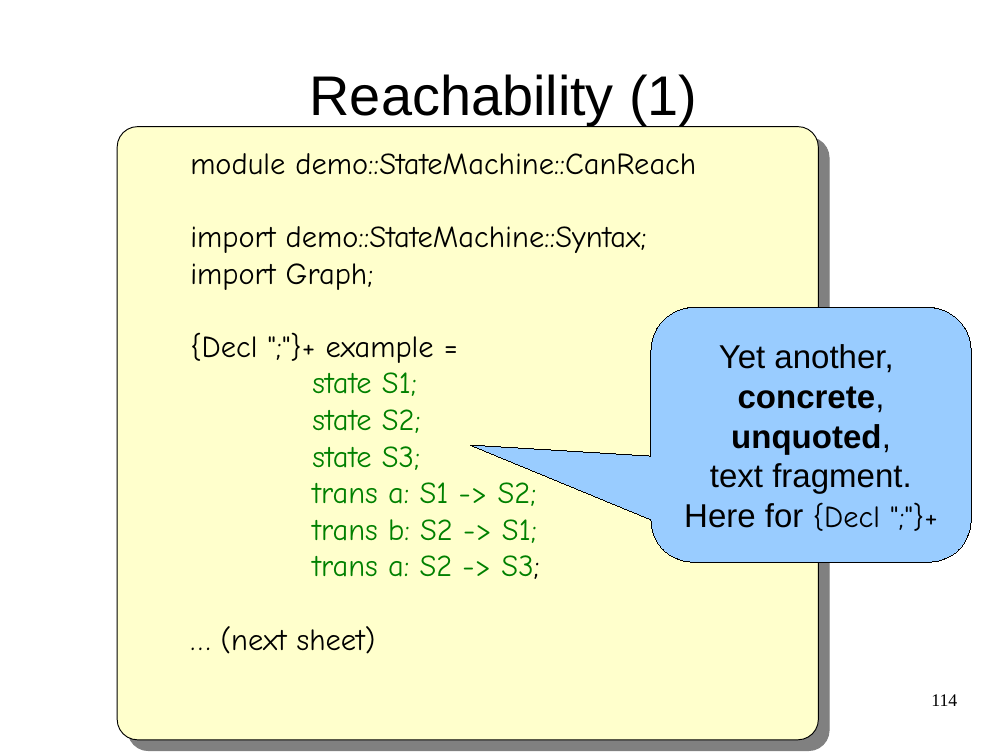
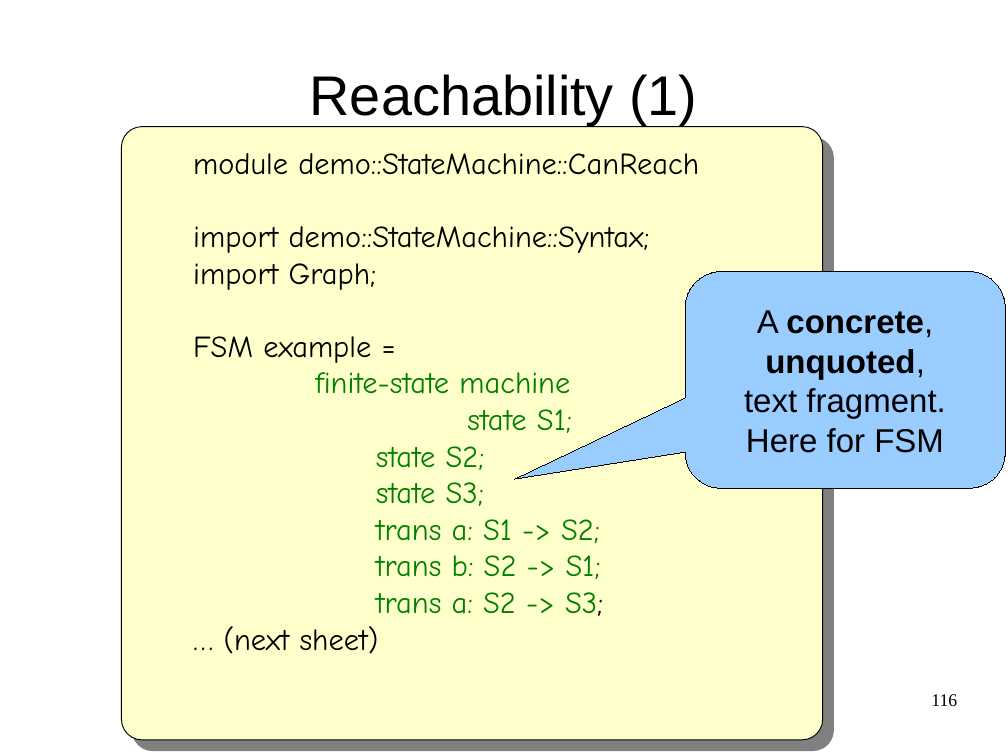
Before and after one commit to cwi-swat/meta-environment, a slide deck: slide 116 of meta-doc/analysis/rascal-slides/rascal-slides.odp (slide 114 before the commit). Drawn at 1008x756 pixels with LibreOffice and Linux fonts; fonts in the diff are those of the drawing; background and template pictures are left out. Boxes give left, top, right and bottom in pixels: in the first picture for what was removed or moved away, otherwise in the second. Text is boxed around its words. In the diff, an @@ line names an element or a change of style, - is before the commit and + after.

```diff
--- a/meta-doc/analysis/rascal-slides/rascal-slides.odp
+++ b/meta-doc/analysis/rascal-slides/rascal-slides.odp
@@ rounded rectangle moved from (x1=117, y1=126, x2=819, y2=740) to (x1=122, y1=126, x2=823, y2=740) @@
@@ rounded speech box "A concrete," resized from (x1=651, y1=307, x2=971, y2=562) to (x1=685, y1=272, x2=1005, y2=488) @@
@@ rounded speech box "A concrete," at (x1=685, y1=272, x2=1005, y2=488): proportions changed @@
@@ text in rounded speech box at (x1=757, y1=310, x2=933, y2=338): text changed; bold on @@
-Yet another,
-concrete,
+A concrete,
@@ text at (x1=193, y1=336, x2=570, y2=394): text changed; text colour #000000 to #008000 @@
-{Decl ";"}+ example =
+FSM example =
+finite-state machine
@@ text in rounded speech box at (x1=746, y1=428, x2=944, y2=453): text changed; size 24 to 26 pt; font Comic Neue to Arial @@
-Here for {Decl ";"}+
+Here for FSM
@@ page number at (x1=931, y1=694, x2=957, y2=706): text changed @@
-114
+116
```
Also in this commit, not shown: 12 other slides changed, 3 slides added, 1 slide removed.
